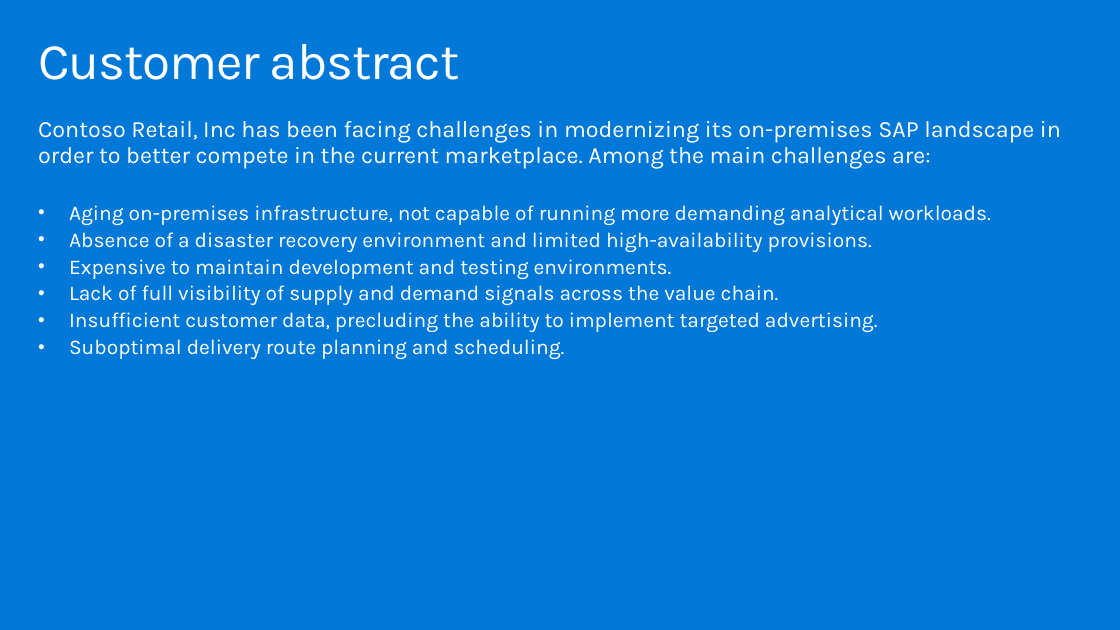
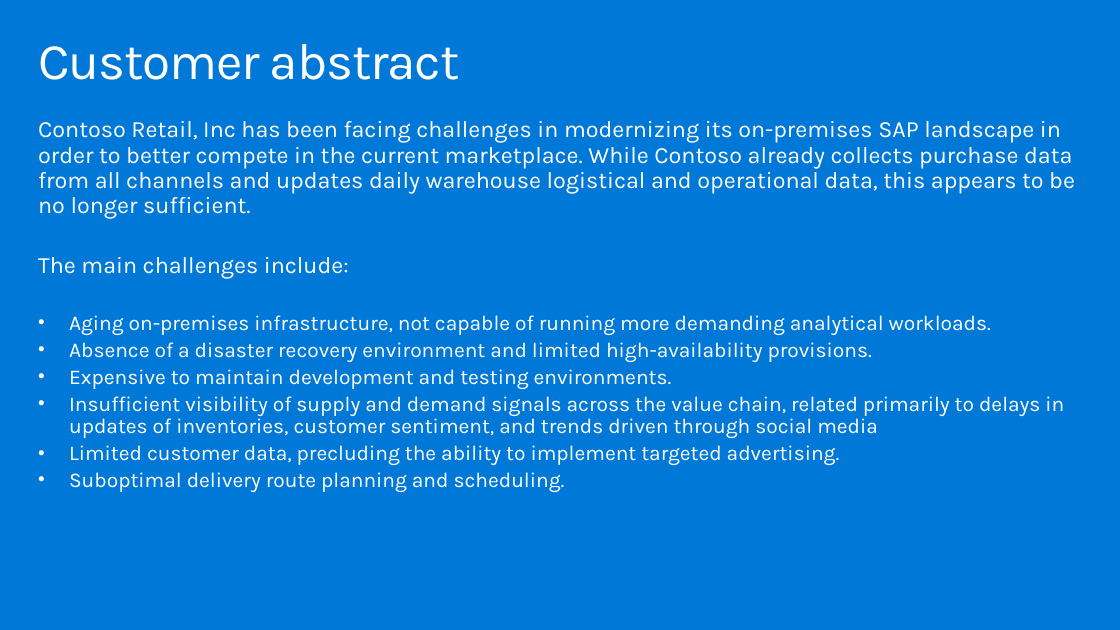
Before and after one commit to DawnmarieDesJardins/MCW-SAP-plus-extend-and-innovate, a slide deck: slide 4 of Whiteboard design session/WDS trainer presentation - SAP_plus_extend_and_innovate.pptx. Drawn at 1120x630 pixels with LibreOffice and Linux fonts; fonts in the diff are those of the drawing. Boxes give left, top, right and bottom in pixels: in the first picture for what was removed or moved away, otherwise in the second. Text is boxed around its words. In the diff, an @@ line names an element or a change of style, - is before the commit and + after.

```diff
--- a/Whiteboard design session/WDS trainer presentation - SAP_plus_extend_and_innovate.pptx
+++ b/Whiteboard design session/WDS trainer presentation - SAP_plus_extend_and_innovate.pptx
@@ text at box(38, 121, 1075, 278): text changed @@
-Contoso Retail, Inc has been facing challenges in modernizing its on-premises SAP landscape in order to better compete in the current marketplace. Among the main challenges are:
+Contoso Retail, Inc has been facing challenges in modernizing its on-premises SAP landscape in order to better compete in the current marketplace. While Contoso already collects purchase data from all channels and updates daily warehouse logistical and operational data, this appears to be no longer sufficient.
+The main challenges include:
@@ text at box(69, 396, 1064, 465): text changed @@
-• Lack of full visibility of supply and demand signals across the value chain.
-• Insufficient customer data, precluding the ability to implement targeted advertising.
+• Insufficient visibility of supply and demand signals across the value chain, related primarily to delays in updates of inventories, customer sentiment, and trends driven through social media
+• Limited customer data, precluding the ability to implement targeted advertising.
```
Also in this commit, not shown: 27 other slides changed, 3 slides added, 3 other files.
